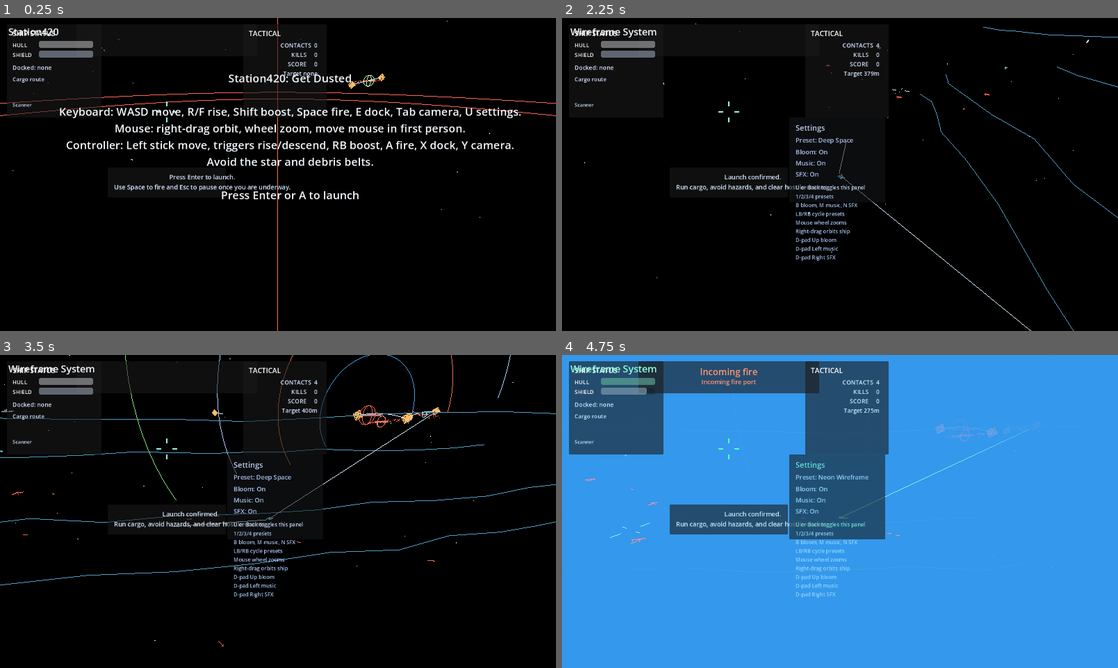
Above: before the commit, frames 1-4 (two rows, left to right).
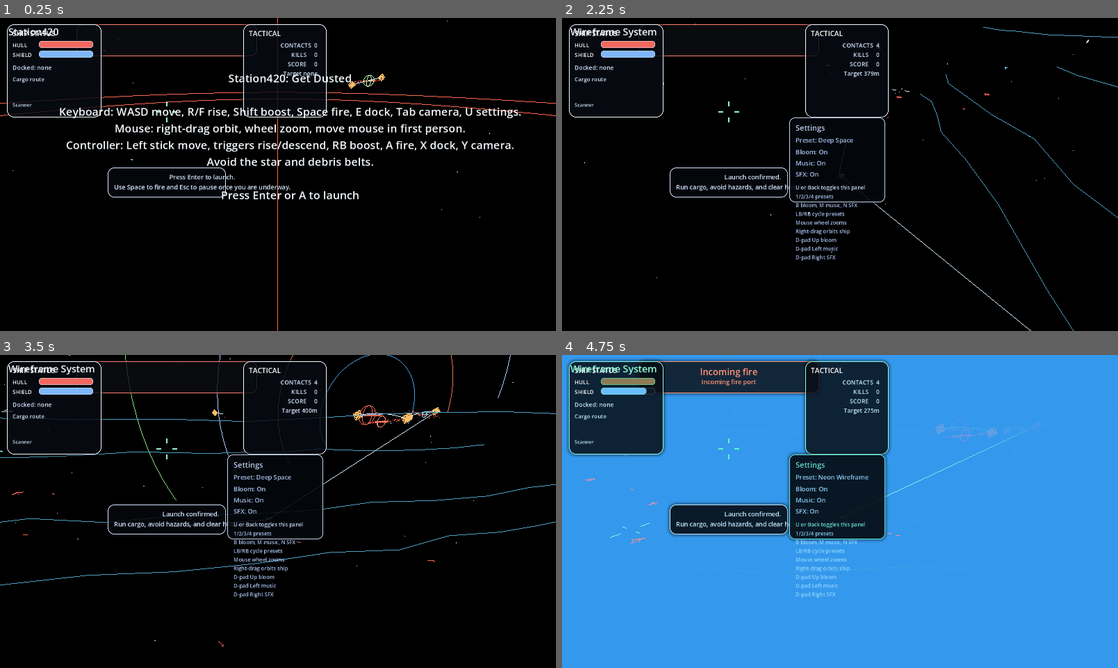
Above: after the commit, the same moments.

Repository: zabesto/Station420
Game: Godot game, scene res://scenes/main.tscn
Same seed, same stepped clock (60 frames per second), same inputs: the game is played once before the commit and once after it.
Inputs (mouse positions are in pixels of both pictures, inside the frame that each line leads up to):
- Up to frame 1 (0.25 s): no input
- Up to frame 2 (2.25 s): tap Enter at 0.5, 0.6 s; move the mouse to (962, 158) at 0.52 s; hold Right (ui_right) 0.53-1.25 s; click (962, 158) at 0.67 s; tap Space at 0.77 s; drag from (728, 190) to (812, 237) at 1.27 s; move the mouse to (895, 105) at 2.02 s; hold Right (ui_right) from 2.03 s (still down); tap U at 2.1 s
- Up to frame 3 (3.5 s): release Right (ui_right) at 2.75 s; drag from (250, 574) to (111, 464) at 2.77 s
- Up to frame 4 (4.75 s): move the mouse to (1006, 558) at 3.52 s; hold Left (ui_left) 3.53-4.25 s; tap 2 at 3.6 s; tap Space at 3.77 s; drag from (673, 464) to (756, 433) at 4.27 s

The runs differ from the first frame. In frame 1, 1.2% of the frame differs, in the area x 0-60%, y 1-58%; in frame 2, 1.2%; in frame 3, 1.6%; in frame 4, 20%, in the area x 0-60%, y 1-60%.

Commit message:
Fix ship forward vector and polish HUD panels

Diff:
--- a/scripts/main.gd
+++ b/scripts/main.gd
@@ -111,6 +111,10 @@
 @onready var pause_label: Label = $CanvasLayer/HUD/PauseLabel
 @onready var start_label: Label = $CanvasLayer/HUD/StartLabel
 @onready var hit_label: Label = $CanvasLayer/HUD/HitLabel
+@onready var top_frame: Panel = $CanvasLayer/HUD/TopFrame
+@onready var left_frame: Panel = $CanvasLayer/HUD/LeftFrame
+@onready var right_frame: Panel = $CanvasLayer/HUD/RightFrame
+@onready var message_frame: Panel = $CanvasLayer/HUD/MessageFrame
 @onready var hull_bar: ProgressBar = $CanvasLayer/HUD/LeftFrame/HullBar
 @onready var shield_bar: ProgressBar = $CanvasLayer/HUD/LeftFrame/ShieldBar
 @onready var dock_value: Label = $CanvasLayer/HUD/LeftFrame/DockValue
@@ -999,6 +1003,7 @@
 			hud_color = Color(0.84, 0.9, 1.0)
 			accent_color = Color(0.96, 0.98, 1.0)
 			alert_color = Color(1.0, 0.5, 0.45)
+	apply_panel_styles(hud_color, accent_color, alert_color)
 	title_label.modulate = accent_color
 	dock_label.modulate = hud_color
 	cargo_label.modulate = hud_color
@@ -1028,6 +1033,49 @@
 	sfx_value.modulate = hud_color
 	settings_hint.modulate = accent_color
 	settings_hotkeys.modulate = hud_color
+
+
+func apply_panel_styles(hud_color: Color, accent_color: Color, alert_color: Color) -> void:
+	top_frame.add_theme_stylebox_override("panel", make_panel_stylebox(Color(0.05, 0.06, 0.08, 0.72), alert_color, 18))
+	left_frame.add_theme_stylebox_override("panel", make_panel_stylebox(Color(0.03, 0.05, 0.08, 0.76), accent_color, 20))
+	right_frame.add_theme_stylebox_override("panel", make_panel_stylebox(Color(0.03, 0.05, 0.08, 0.76), accent_color, 20))
+	message_frame.add_theme_stylebox_override("panel", make_panel_stylebox(Color(0.02, 0.03, 0.05, 0.8), hud_color, 18))
+	settings_panel.add_theme_stylebox_override("panel", make_panel_stylebox(Color(0.02, 0.03, 0.05, 0.88), accent_color, 16))
+
+	hull_bar.add_theme_stylebox_override("background", make_bar_stylebox(Color(0.1, 0.13, 0.18, 0.92), hud_color.darkened(0.55)))
+	hull_bar.add_theme_stylebox_override("fill", make_bar_stylebox(Color(alert_color.r, alert_color.g * 0.85, alert_color.b * 0.85, 0.98), accent_color))
+	shield_bar.add_theme_stylebox_override("background", make_bar_stylebox(Color(0.08, 0.11, 0.16, 0.92), hud_color.darkened(0.55)))
+	shield_bar.add_theme_stylebox_override("fill", make_bar_stylebox(Color(hud_color.r * 0.72, hud_color.g * 0.9, 1.0, 0.98), accent_color))
+
+
+func make_panel_stylebox(background: Color, border: Color, radius: int) -> StyleBoxFlat:
+	var style := StyleBoxFlat.new()
+	style.bg_color = background
+	style.border_color = border
+	style.set_border_width_all(2)
+	style.corner_radius_top_left = radius
+	style.corner_radius_top_right = radius
+	style.corner_radius_bottom_right = radius
+	style.corner_radius_bottom_left = radius
+	style.content_margin_left = 10.0
+	style.content_margin_top = 8.0
+	style.content_margin_right = 10.0
+	style.content_margin_bottom = 8.0
+	style.shadow_color = Color(0, 0, 0, 0.34)
+	style.shadow_size = 10
+	return style
+
+
+func make_bar_stylebox(background: Color, border: Color) -> StyleBoxFlat:
+	var style := StyleBoxFlat.new()
+	style.bg_color = background
+	style.border_color = border
+	style.set_border_width_all(1)
+	style.corner_radius_top_left = 8
+	style.corner_radius_top_right = 8
+	style.corner_radius_bottom_right = 8
+	style.corner_radius_bottom_left = 8
+	return style
 
 
 func update_settings_label() -> void:
--- a/scripts/player.gd
+++ b/scripts/player.gd
@@ -160,7 +160,7 @@
 	elif gravity_acceleration.length() > 0.1:
 		desired_forward = (desired_forward + gravity_acceleration.normalized() * 0.15).normalized()
 
-	var target_basis := Basis.looking_at(desired_forward, Vector3.UP, true)
+	var target_basis := Basis.looking_at(desired_forward, Vector3.UP)
 	var local_input := global_basis.inverse() * input_direction
 	var bank := -local_input.x * banking_angle
 	var pitch := local_input.z * pitch_angle + local_input.y * pitch_angle * 0.7
